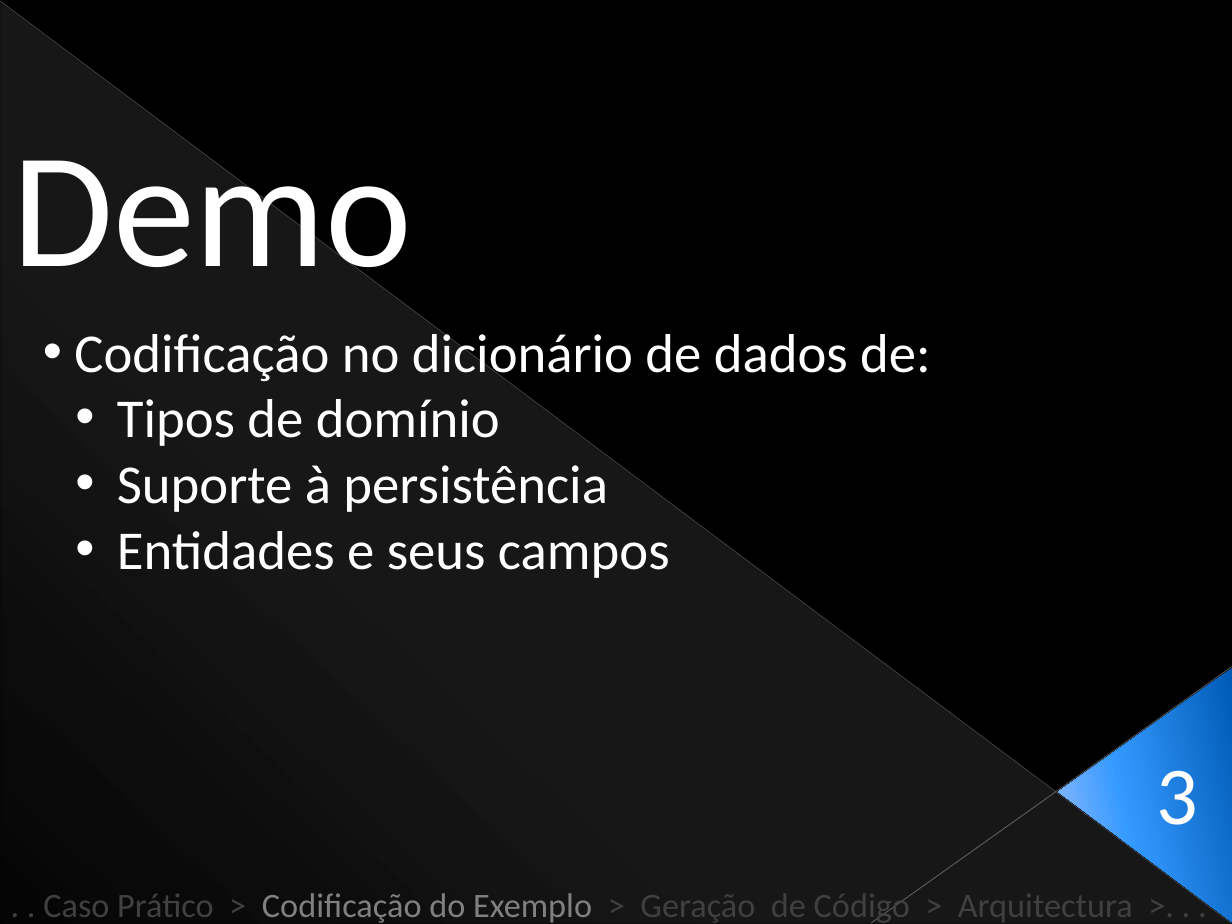
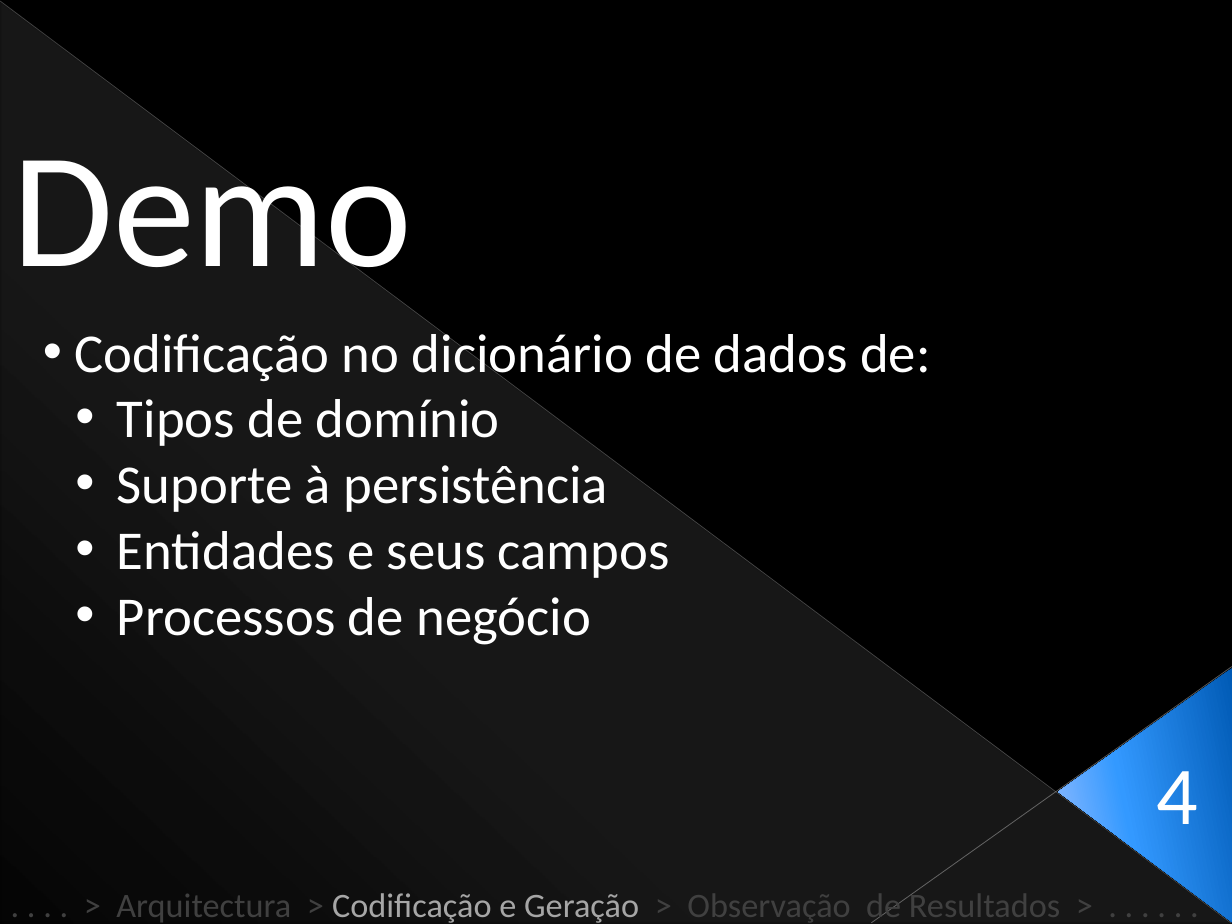
Before and after one commit to Netivski/projectoseminario, a slide deck: slide 20 of Apresentação Final/Presentation Sketch.pptx (slide 19 before the commit). Drawn at 1232x924 pixels with LibreOffice and Linux fonts; fonts in the diff are those of the drawing. Boxes give left, top, right and bottom in pixels: in the first picture for what was removed or moved away, otherwise in the second. Text is boxed around its words. In the diff, an @@ line names an element or a change of style, - is before the commit and + after.

```diff
--- a/Apresentação Final/Presentation Sketch.pptx
+++ b/Apresentação Final/Presentation Sketch.pptx
@@ text at box(117, 597, 591, 645): paragraph added @@
+  • Processos de negócio
@@ text at box(1157, 771, 1199, 824): text changed @@
-3
+4
@@ text at box(116, 889, 1060, 923): text changed @@
-. . Caso Prático > Codificação do Exemplo > Geração de Código > Arquitectura >. . .
+. . . . > Arquitectura > Codificação e Geração > Observação de Resultados > . . . . . .
```
Also in this commit, not shown: 27 other slides changed, 2 slides added, 7 slides removed.
